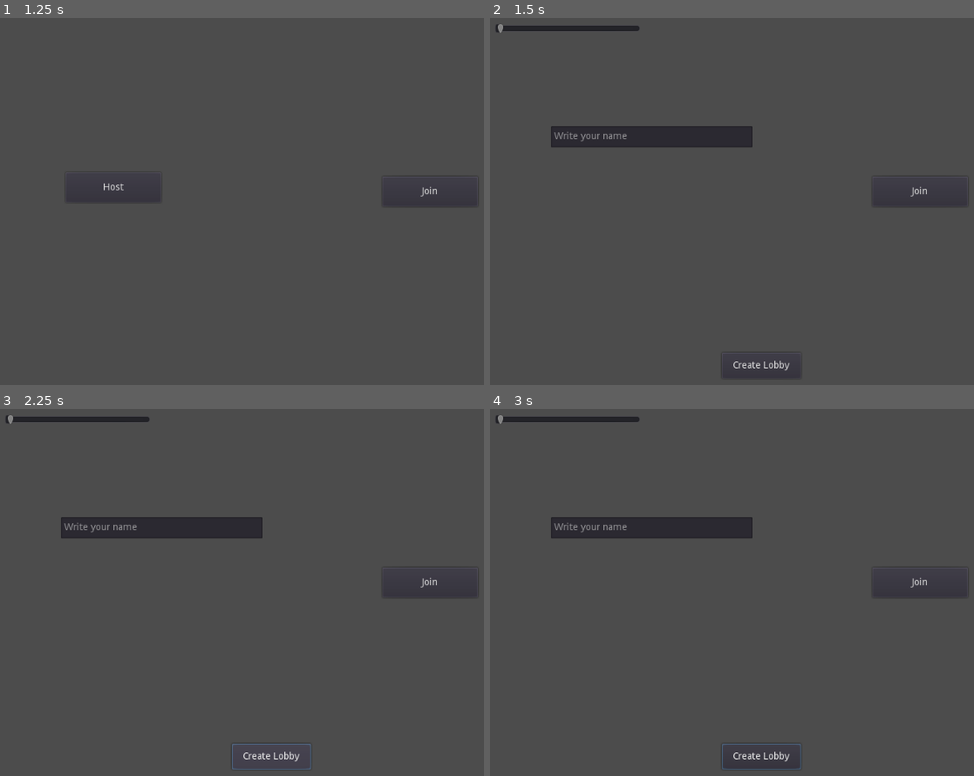
Above: before the commit, frames 1-4 (two rows, left to right).
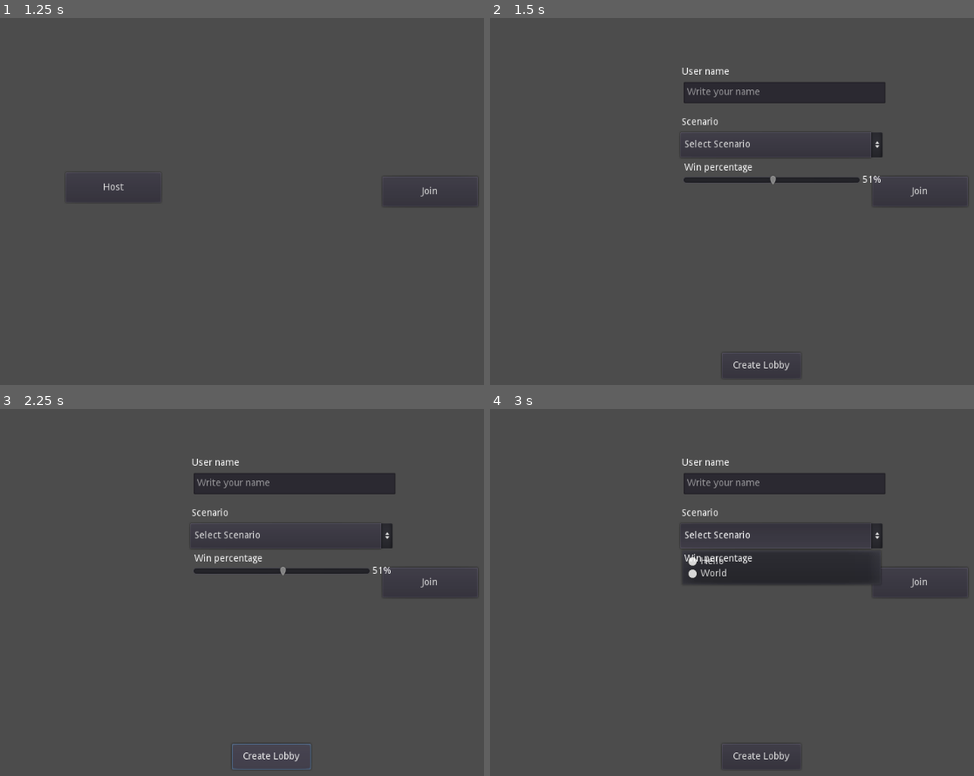
Above: after the commit, the same moments.

Repository: Unsustainable-Enterprise/game
Game: Godot game, scene res://scenes/scene1.tscn
Same seed, same stepped clock (60 frames per second), same inputs: the game is played once before the commit and once after it.
Inputs (mouse positions are in pixels of both pictures, inside the frame that each line leads up to):
- Up to frame 1 (1.25 s): tap Enter at 0.5 s
- Up to frame 2 (1.5 s): click "Host" at 1.25 s
- Up to frame 3 (2.25 s): click "Create Lobby" at 2 s
- Up to frame 4 (3 s): click (780, 537) at 2.75 s, where only the run after the commit has a clickable "Select Scenario"

Frame 1 is identical in both runs. In frame 2, 5.7% of the frame differs, in the area x 1-82%, y 1-46%; in frame 3, 5.7%; in frame 4, 8.6%, in the area x 1-82%, y 1-99%.

Commit message:
added basic logic to StartGameUI

Diff:
--- a/prefabs/StartGameUI.tscn
+++ b/prefabs/StartGameUI.tscn
@@ -5,8 +5,10 @@
 [node name="StartGameUI" type="Control"]
 anchor_right = 1.0
 anchor_bottom = 1.0
+rect_pivot_offset = Vector2( -700, 300 )
 script = ExtResource( 1 )
 scenario_path = NodePath("CreateLobbyCanvas/ScenarioSelector")
+win_pct_slider_text_path = NodePath("CreateLobbyCanvas/WinPercentageText")
 name_input_path = NodePath("CreateLobbyCanvas/NameInput")
 win_pct_slider_path = NodePath("CreateLobbyCanvas/WinPercentageSlider")
 create_lobby_btn_path = NodePath("CreateLobbyCanvas/CreateLobbyBtn")
@@ -32,6 +34,38 @@
 
 [node name="CreateLobbyCanvas" type="CanvasLayer" parent="."]
 
+[node name="NameInput" type="LineEdit" parent="CreateLobbyCanvas"]
+margin_left = 374.0
+margin_top = 134.0
+margin_right = 670.0
+margin_bottom = 165.0
+placeholder_text = "Write your name"
+
+[node name="WinPercentageSlider" type="HSlider" parent="CreateLobbyCanvas"]
+margin_left = 373.0
+margin_top = 258.0
+margin_right = 633.0
+margin_bottom = 298.0
+value = 51.0
+
+[node name="WinPercentageText" type="Label" parent="CreateLobbyCanvas"]
+margin_left = 633.0
+margin_top = 271.0
+margin_right = 668.0
+margin_bottom = 285.0
+text = "51%"
+align = 1
+
+[node name="ScenarioSelector" type="OptionButton" parent="CreateLobbyCanvas"]
+margin_left = 369.0
+margin_top = 208.0
+margin_right = 666.0
+margin_bottom = 245.0
+text = "Select scenario"
+__meta__ = {
+"_editor_description_": ""
+}
+
 [node name="CreateLobbyBtn" type="Button" parent="CreateLobbyCanvas"]
 margin_left = 430.0
 margin_top = 532.0
@@ -39,31 +73,30 @@
 margin_bottom = 570.0
 text = "Create Lobby"
 
-[node name="WinPercentageSlider" type="HSlider" parent="CreateLobbyCanvas"]
-margin_left = 97.0
-margin_top = 35.0
-margin_right = 310.0
-margin_bottom = 75.0
+[node name="UserNameLabel" type="Label" parent="CreateLobbyCanvas"]
+margin_left = 371.0
+margin_top = 112.0
+margin_right = 441.0
+margin_bottom = 126.0
+text = "User name"
 
-[node name="ScenarioSelector" type="OptionButton" parent="CreateLobbyCanvas"]
-margin_left = 173.0
-margin_top = 123.0
-margin_right = 448.0
-margin_bottom = 160.0
-text = "Select scenario"
-__meta__ = {
-"_editor_description_": ""
-}
+[node name="ScenarioLabel" type="Label" parent="CreateLobbyCanvas"]
+margin_left = 371.0
+margin_top = 186.0
+margin_right = 441.0
+margin_bottom = 200.0
+text = "Scenario"
 
-[node name="NameInput" type="LineEdit" parent="CreateLobbyCanvas"]
-margin_left = 179.0
-margin_top = 199.0
+[node name="WinPercentageLabel" type="Label" parent="CreateLobbyCanvas"]
+margin_left = 375.0
+margin_top = 253.0
 margin_right = 475.0
-margin_bottom = 230.0
-placeholder_text = "Write your name"
+margin_bottom = 267.0
+text = "Win percentage"
 
 [connection signal="pressed" from="HostBtn" to="." method="_on_HostBtn_pressed"]
+[connection signal="text_changed" from="CreateLobbyCanvas/NameInput" to="." method="_on_LineEdit_text_changed"]
+[connection signal="drag_ended" from="CreateLobbyCanvas/WinPercentageSlider" to="." method="_on_WinPercentageSlider_drag_ended"]
+[connection signal="value_changed" from="CreateLobbyCanvas/WinPercentageSlider" to="." method="_on_WinPercentageSlider_value_changed"]
+[connection signal="item_selected" from="CreateLobbyCanvas/ScenarioSelector" to="." method="_on_OptionButton_item_selected"]
 [connection signal="pressed" from="CreateLobbyCanvas/CreateLobbyBtn" to="." method="_on_Button_pressed"]
-[connection signal="drag_ended" from="CreateLobbyCanvas/WinPercentageSlider" to="." method="_on_WinPercentageSlider_drag_ended"]
-[connection signal="item_selected" from="CreateLobbyCanvas/ScenarioSelector" to="." method="_on_OptionButton_item_selected"]
-[connection signal="text_changed" from="CreateLobbyCanvas/NameInput" to="." method="_on_LineEdit_text_changed"]
--- a/scenes/scene1.tscn
+++ b/scenes/scene1.tscn
@@ -5,5 +5,3 @@
 [node name="Scene1" type="Node2D"]
 
 [node name="StartGameUI" parent="." instance=ExtResource( 2 )]
-
-[editable path="StartGameUI"]
--- a/scripts/StartGameUI.gd
+++ b/scripts/StartGameUI.gd
@@ -4,6 +4,9 @@
 
 export var scenario_path: NodePath
 onready var scenario_selector: OptionButton = get_node(scenario_path)
+
+export var win_pct_slider_text_path: NodePath
+onready var win_pct_slider_text: Label = get_node(win_pct_slider_text_path)
 
 export var name_input_path: NodePath
 onready var name_input: LineEdit = get_node(name_input_path)
@@ -23,10 +26,13 @@
 export var create_lobby_canvas_path: NodePath
 onready var create_lobby_canvas: CanvasLayer = get_node(create_lobby_canvas_path)
 
+var user_name: String
+var scenario: String
+var win_percentage: float
+
 
 func _ready():
 	add_scenario_options()
-	scenario_selector.visible = false
 	create_lobby_canvas.visible = false
 
 
@@ -34,11 +40,8 @@
 	scenario_selector.add_item("Hello")
 	scenario_selector.add_item("World")
 	scenario_selector.select(-1)
-	scenario_selector.set_item_text(-1, "Select option")
+	scenario_selector.text = "Select Scenario"
 
-
-func _on_Button_pressed():
-	web_socket_manager.message_node.create_lobby()
 
 # func _ready():
 # 	#warning-ignore:return_value_discarded
@@ -46,18 +49,31 @@
 
 
 func _on_OptionButton_item_selected(index:int):
-	print(index)
-	print(scenario_selector.get_item_text(index))
-
-
-func _on_WinPercentageSlider_drag_ended(value_changed:bool):
-	pass # Replace with function body.
+	if(index != -1):
+		scenario = scenario_selector.get_item_text(index)
+	else:
+		print('no scenario selected')
 
 
 func _on_LineEdit_text_changed(new_text:String):
-	pass # Replace with function body.
+	if(new_text.length() != 0):
+		user_name = new_text
+	else:
+		print('empty name')
 
 
 func _on_HostBtn_pressed():
 	host_btn.visible = false;
 	create_lobby_canvas.visible = true;
+
+
+func _on_CreateLobbyBtn_pressed():
+	#web_socket_manager.message_node.create_lobby()
+	print('name ', user_name)
+	print('scenario ', scenario)
+	print('win percentage ', win_percentage)
+
+
+func _on_WinPercentageSlider_value_changed(value:float):
+	win_pct_slider_text.text = str(win_pct_slider.value) + "%"
+	win_percentage = value
--- a/scripts/client.gd
+++ b/scripts/client.gd
@@ -37,9 +37,9 @@
 func _on_data():
 	var data = _client.get_peer(1).get_packet().get_string_from_utf8()
 	print("Received data : ", data)
-	var json = JSON.parse(data)
-	if json.error == OK:
-		print(json.result.event)
+	#var json = JSON.parse(data)
+	#if json.error == OK:
+	#	print(json.result.event)
 
 
 func send(json):
